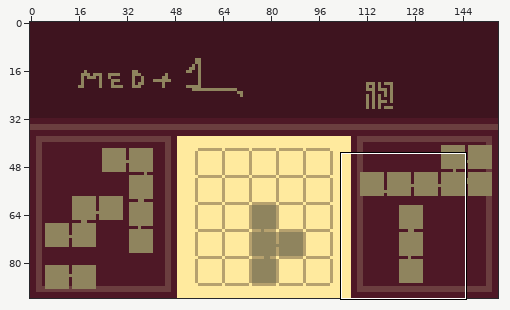
Two states of a pixel-art file, art_workspace/levels/f_level8.aseprite. The first picture is a wide view before the edit; the outline marks the close-up.
Close-up. Before the commit:
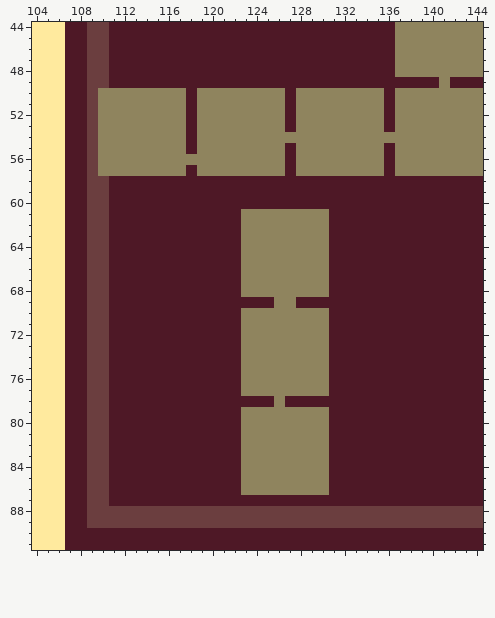
156x92 pixels, 1 frame. Shown: x 104..144, y 44..91.
Now the later version:
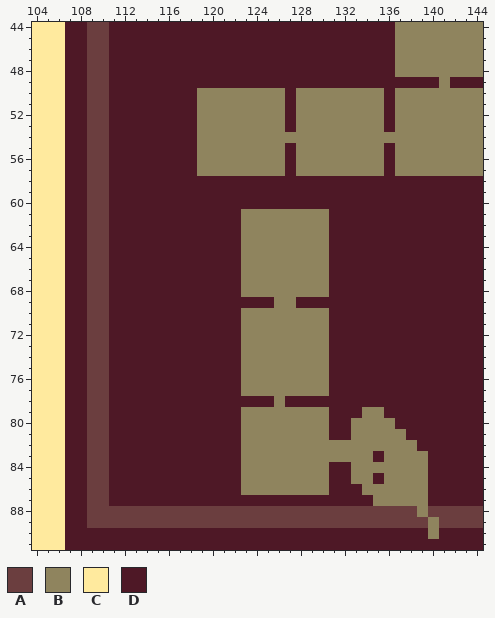
Palette (. is transparent): A #6b3e3f  B #8f845e  C #ffea9e  D #4e1826
Change:
Layer "Layer 1":
y 50..55: x 110..117 BBBBBBBB -> ADDDDDDD
y 56: x 110..118 BBBBBBBBB -> ADDDDDDDD
y 57: x 110..117 BBBBBBBB -> ADDDDDDD
y 79: x 134..135 DD -> BB
y 80: x 133..136 DDDD -> BBBB
y 81: x 133..137 DDDDD -> BBBBB
y 82: x 131..138 DDDDDDDD -> BBBBBBBB
y 83: x 131..134 DDDD -> BBBB; x 136..139 DDDD -> BBBB
y 84: x 133..139 DDDDDDD -> BBBBBBB
y 85: x 133..134 DD -> BB; x 136..139 DDDD -> BBBB
y 86: x 134..139 DDDDDD -> BBBBBB
y 87: x 135..139 DDDDD -> BBBBB
y 88: x 139 A -> B
y 89: x 140 A -> B
y 90: x 140 D -> B
Changed places in both close-ups, as pixel boxes (x1, y1, x2, y2):
changed: (98, 88, 197, 176)
changed: (329, 407, 439, 539)
